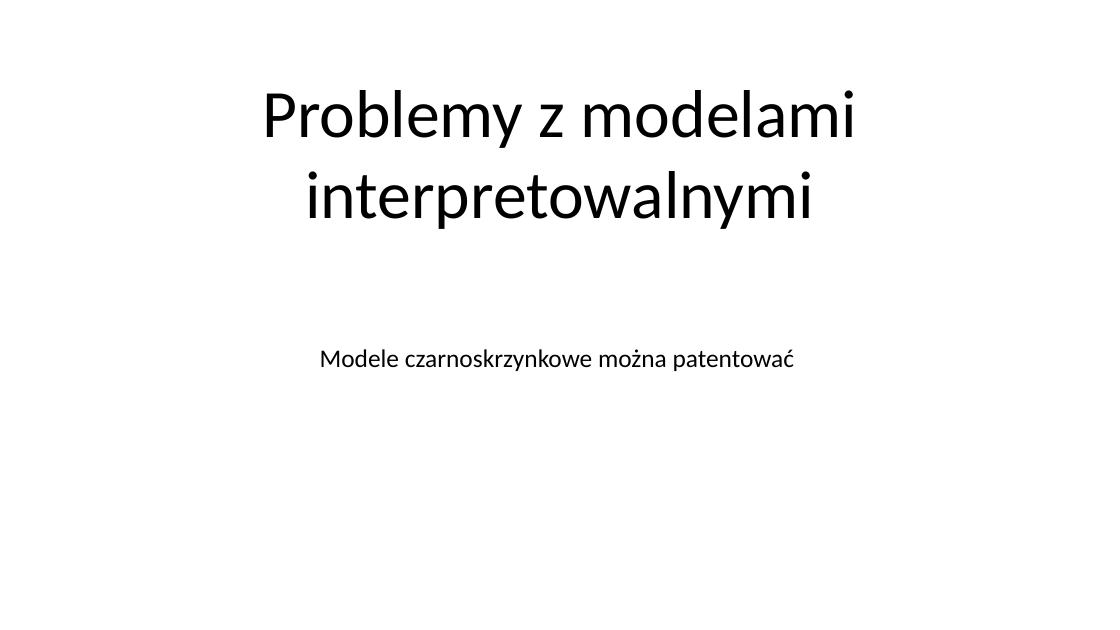
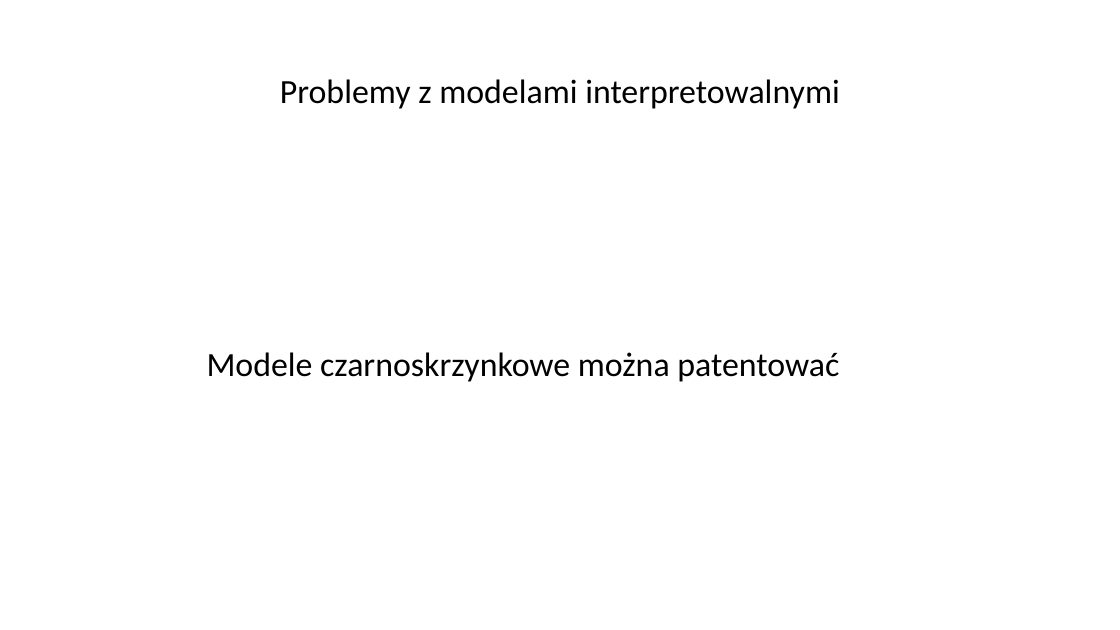
Before and after one commit to bogdankjastrzebski/WarsztatyBadawcze2, a slide deck: slide 8 of prezentacja/blackBox.odp. Drawn at 1120x630 pixels with LibreOffice and Linux fonts; fonts in the diff are those of the drawing. Boxes give left, top, right and bottom in pixels: in the first picture for what was removed or moved away, otherwise in the second. Text is boxed around its words. In the diff, an @@ line names an element or a change of style, - is before the commit and + after.

```diff
--- a/prezentacja/blackBox.odp
+++ b/prezentacja/blackBox.odp
@@ text "Problemy z modelami interpretowalnymi" at <box>280,79,840,109</box>: size 48 to 24 pt @@
@@ text "Modele czarnoskrzynkowe można patentować": place and size @@
-text "Modele czarnoskrzynkowe można patentować" at <box>320,349,795,371</box>
+text "Modele czarnoskrzynkowe można patentować" at <box>207,352,839,382</box>
@@ text "Modele czarnoskrzynkowe można patentować" at <box>207,352,839,382</box>: size 18 to 24 pt @@
```
Also in this commit, not shown: 15 other slides changed, 2 slides added, 1 other file.
